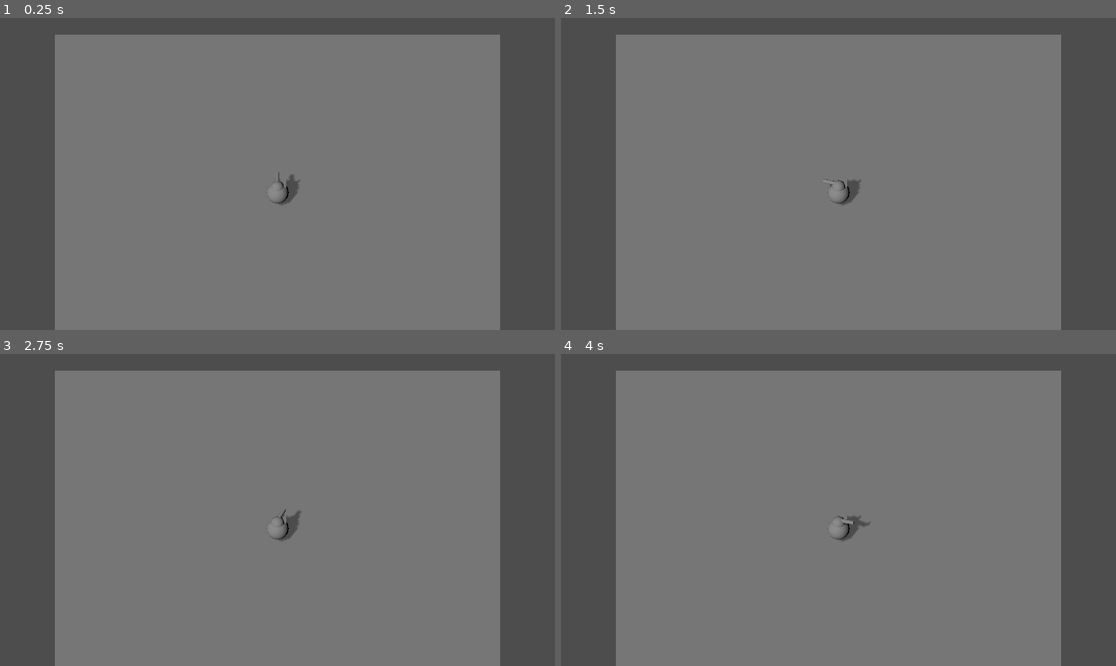
Above: before the commit, frames 1-4 (two rows, left to right).
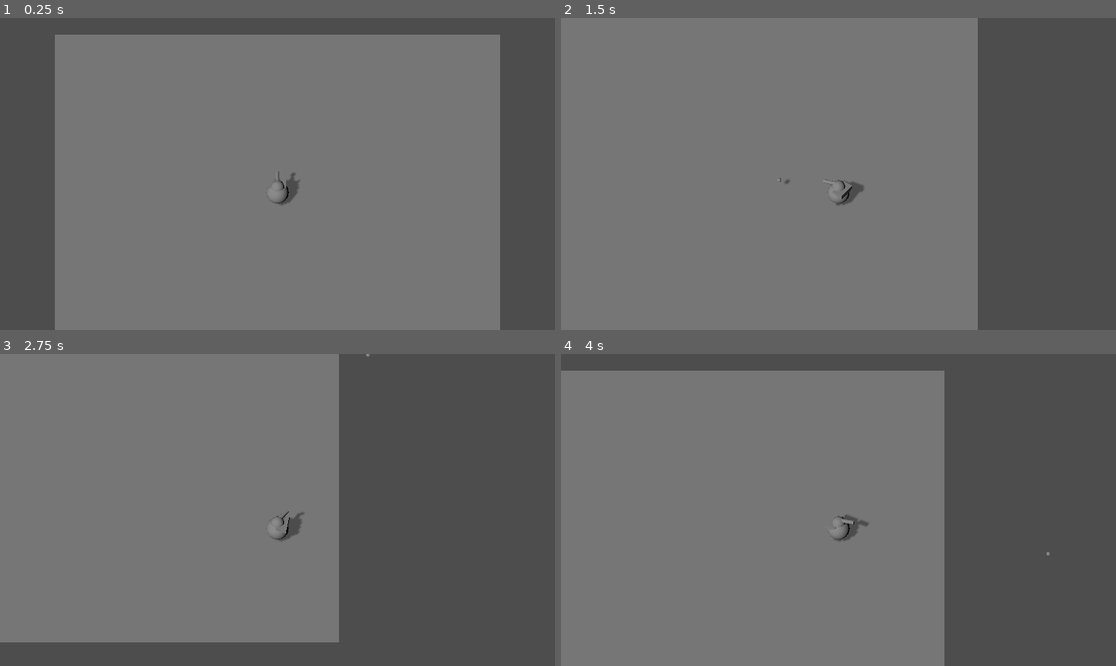
Above: after the commit, the same moments.

Repository: runeteamop/Teamop-Godot-Game
Game: Godot game, scene res://test scenes/runes test.tscn
Same seed, same stepped clock (60 frames per second), same inputs: the game is played once before the commit and once after it. The project has no main scene, so this scene is started directly.
Inputs (mouse positions are in pixels of both pictures, inside the frame that each line leads up to):
- Up to frame 1 (0.25 s): no input
- Up to frame 2 (1.5 s): tap Enter (ui_accept) at 0.5, 0.77 s; move the mouse to (960, 158) at 0.52 s; hold D (Right) 0.53-1.28 s; right-click (960, 158) at 0.6 s; move the mouse to (727, 189) at 1.27 s; hold S (Down) from 1.28 s (still down); right-click (727, 189) at 1.35 s
- Up to frame 3 (2.75 s): tap Enter (ui_accept) at 1.52 s; move the mouse to (333, 441) at 2.02 s; release S (Down) at 2.03 s; hold D (Right) from 2.03 s (still down); right-click (333, 441) at 2.1 s
- Up to frame 4 (4 s): move the mouse to (810, 572) at 2.77 s; release D (Right) at 2.78 s; hold W (Up) 2.78-3.53 s; right-click (810, 572) at 2.85 s; tap Enter (ui_accept) at 3.02, 3.77 s; move the mouse to (1005, 556) at 3.52 s; hold A (Left) from 3.53 s (still down); right-click (1005, 556) at 3.6 s

The runs differ from the first frame. In frame 1, less than 0.1% of the frame differs, in the area x 49-54%, y 49-56%; in frame 2, 28%; in frame 3, 43%, in the area x 0-91%, y 0-100%; in frame 4, 29%.

Commit message:
when back to bullet

Diff:
--- a/team-op-game/project.godot
+++ b/team-op-game/project.godot
@@ -36,7 +36,7 @@
 "events": [Object(InputEventKey,"resource_local_to_scene":false,"resource_name":"","device":-1,"window_id":0,"alt_press …(192 unchanged characters)…
 ]
 }
-Shooting={
+"Left Click"={
 "deadzone": 0.2,
 "events": [Object(InputEventMouseButton,"resource_local_to_scene":false,"resource_name":"","device":-1,"window_id":0,"a …(253 unchanged characters)…
 ]
--- a/team-op-game/scenes/bullet.gd
+++ b/team-op-game/scenes/bullet.gd
@@ -2,7 +2,7 @@
 
 @export var target: Vector3
 
-const SPEED = 2
+const SPEED = 20
 
 var velocity: Vector3
 
--- a/team-op-game/scenes/player.gd
+++ b/team-op-game/scenes/player.gd
@@ -14,7 +14,7 @@
 var bullet_scene = preload("res://scenes/bullet.tscn")
 
 func _physics_process(delta: float) -> void:
-	var input_dir:= Input.get_vector("Move Left", "Move Right", "Move Up", "Move Down")
+	var input_dir:= Input.get_vector("Left", "Right", "Up", "Down")
 	var direction: Vector3 = (transform.basis * Vector3(input_dir.x, 0, input_dir.y)).normalized()
 
 	if direction:
@@ -33,8 +33,11 @@
 	turret.global_transform.basis = _turn_turret(turret.global_transform, delta)
 
 func _input(_event: InputEvent) -> void:
-	if Input.is_action_just_pressed("Shoot"):
-		_spawn_bullet()
+	if Input.is_action_just_pressed("Left Click"):
+		var bullet: Bullet = bullet_scene.instantiate()
+		bullet.target = _mouse_pos_on_plane()
+		bullet.position = position
+		add_sibling(bullet)
 
 func _mouse_pos_on_plane():
 	var mouse_pos = get_viewport().get_mouse_position()
--- a/team-op-game/scenes/turret.tscn
+++ b/team-op-game/scenes/turret.tscn
@@ -5,7 +5,6 @@
 [sub_resource type="CylinderMesh" id="CylinderMesh_3oylf"]
 
 [node name="Turret" type="Marker3D" unique_id=376836790]
-transform = Transform3D(0.2, 0, 0, 0, 0.2, 0, 0, 0, 0.2, 0, 0, 0)
 
 [node name="MeshInstance3D" type="MeshInstance3D" parent="." unique_id=1428219473]
 transform = Transform3D(-0.59999996, 0, 5.364418e-08, 0, 0.59999996, 0, -5.364418e-08, 0, -0.59999996, 0, 0.37374765, 0)
Not shown: 1 places in team-op-game/test scenes/runes test.tscn that only renumber resources
